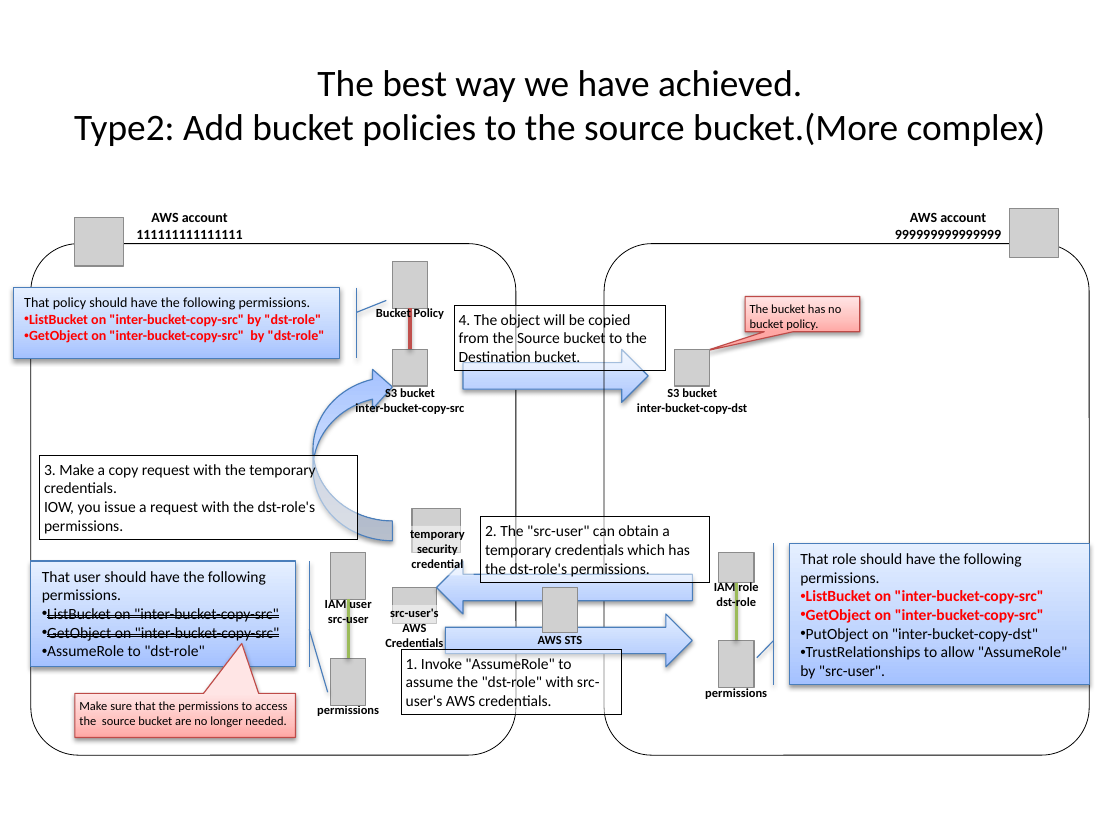
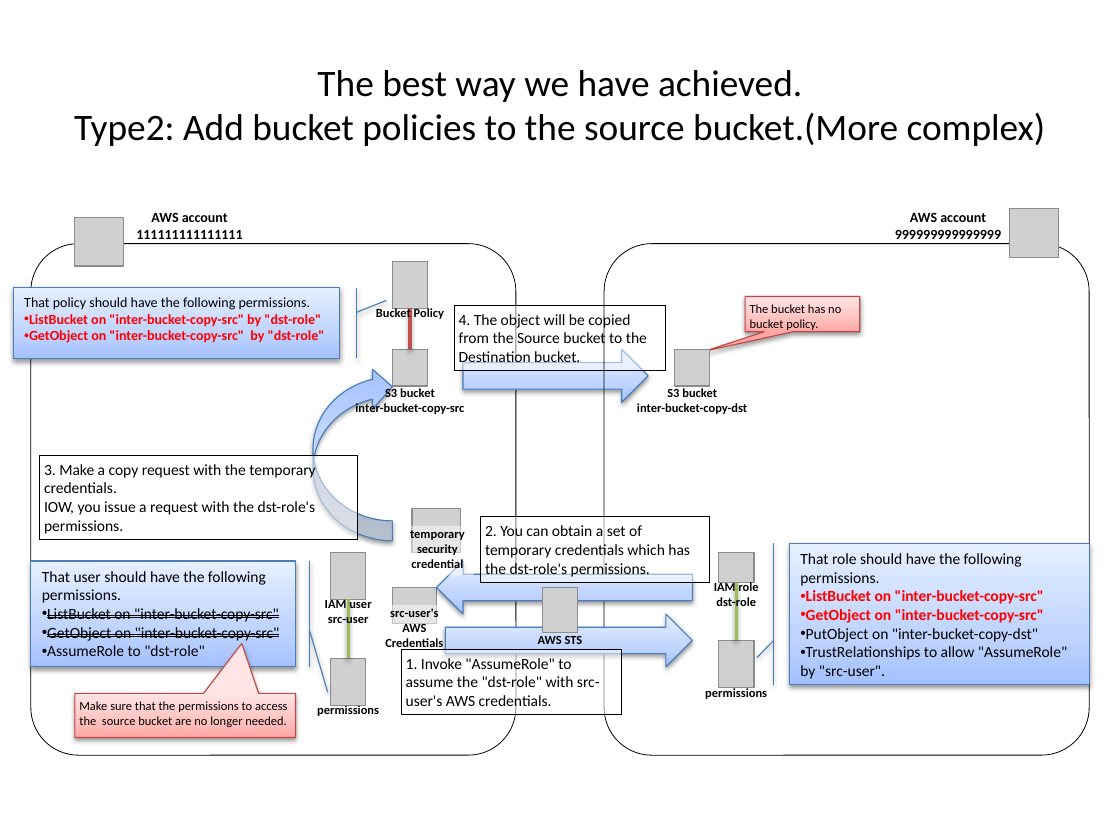
Before and after one commit to datemaki/public-docs, a slide deck: slide 5 of explain_S3_inter_bucket_copy/S3_inter_bucket_copy.pptx. Drawn at 1120x840 pixels with LibreOffice and Linux fonts; fonts in the diff are those of the drawing; grey boxes stand for pictures. Boxes give left, top, right and bottom in pixels: in the first picture for what was removed or moved away, otherwise in the second. Text is boxed around its words. In the diff, an @@ line names an element or a change of style, - is before the commit and + after.

Commit message:
added a new slide into "S3_inter_bucket_copy.pptx".

```diff
--- a/explain_S3_inter_bucket_copy/S3_inter_bucket_copy.pptx
+++ b/explain_S3_inter_bucket_copy/S3_inter_bucket_copy.pptx
@@ text in rectangle at box(485, 523, 690, 577): text changed @@
-2. The "src-user" can obtain a temporary credentials which has the dst-role's permissions.
+2. You can obtain a set of temporary credentials which has the dst-role's permissions.
```
Also in this commit, not shown: 1 other slide changed, 1 slide added.
